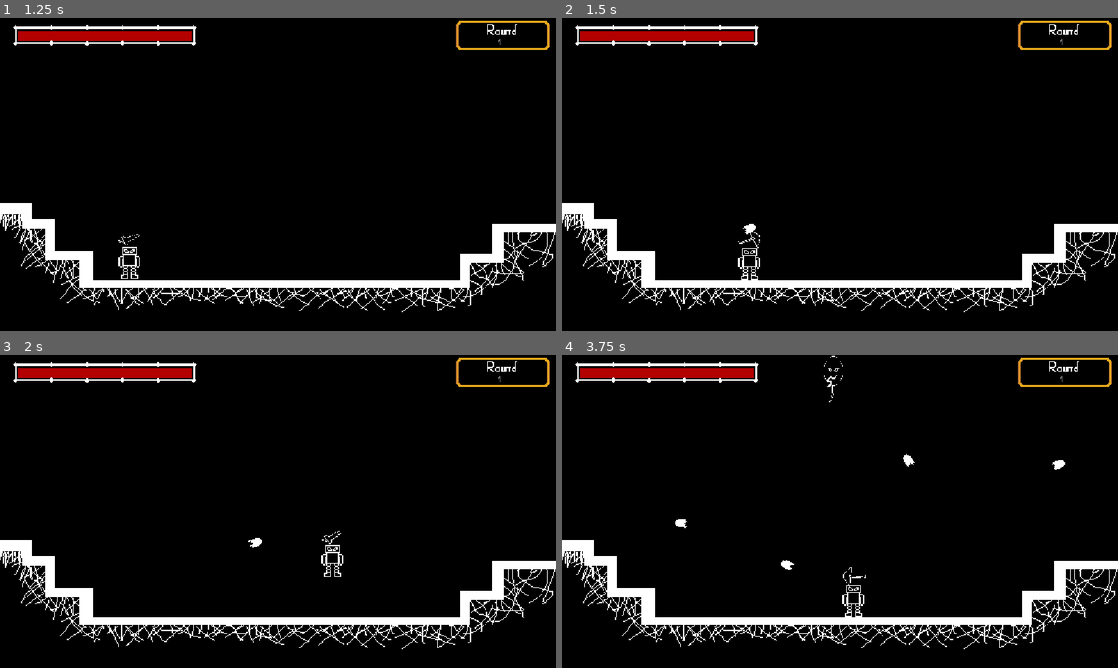
Above: before the commit, frames 1-4 (two rows, left to right).
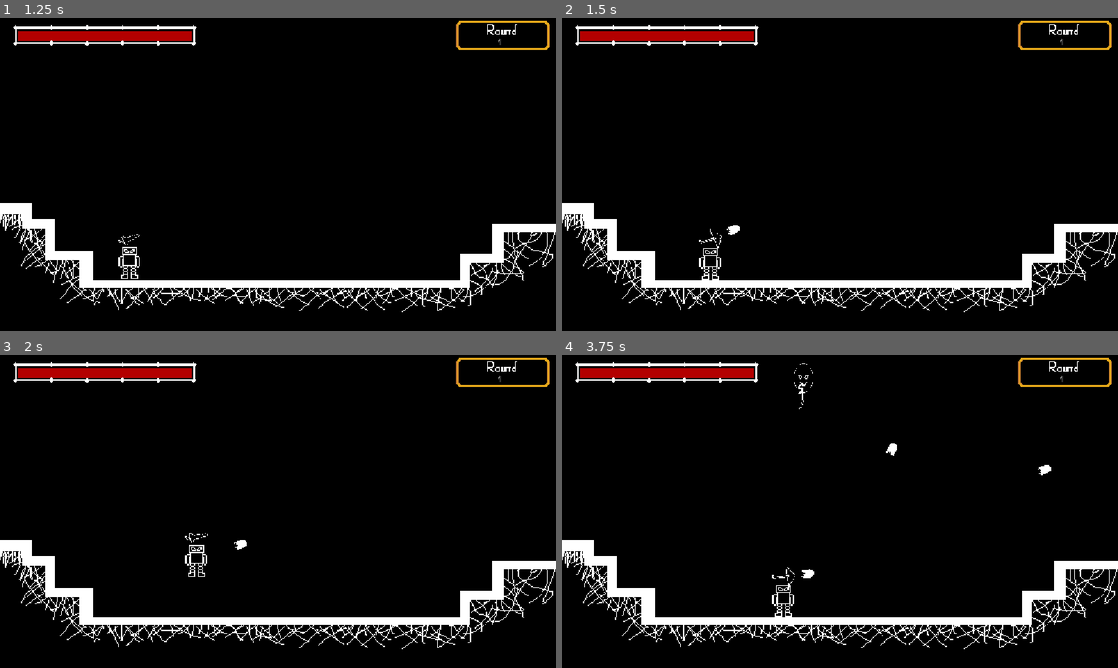
Above: after the commit, the same moments.

Repository: NinbaxDev/Robots_Last_Stand
Game: Godot game, scene res://menu.tscn
Two runs of this game, one before a commit and one after it. Both use one fixed random seed, a clock stepped at 60 frames per second and the inputs below.
Inputs (mouse positions are in pixels of both pictures, inside the frame that each line leads up to):
- Up to frame 1 (1.25 s): click (289, 174) at 0.5 s
- Up to frame 2 (1.5 s): move the mouse to (962, 158) at 1.27 s; hold Right (move_right) from 1.28 s (still down); click (962, 158) at 1.35 s
- Up to frame 3 (2 s): keep holding Right (move_right); tap Space (move_jump) at 1.52 s
- Up to frame 4 (3.75 s): move the mouse to (728, 527) at 2.02 s; click (728, 527) at 2.1 s; tap Space (move_jump) at 2.27 s; move the mouse to (895, 442) at 2.77 s; release Right (move_right) at 2.78 s; hold A (move_left) 2.78-3.53 s; click (895, 442) at 2.85 s; move the mouse to (812, 574) at 3.52 s; hold Right (move_right) from 3.53 s (still down); click (812, 574) at 3.6 s

Frame 1 is identical in both runs. In frame 2, 0.4% of the frame differs, in the area x 24-36%, y 65-84%; in frame 3, 0.4%; in frame 4, 0.8%, in the area x 20-91%, y 0-84%.

Commit message:
Fix the game
Agora tá finalizado o jogo, sem o game juice

Diff:
--- a/codes/Player.gd
+++ b/codes/Player.gd
@@ -7,12 +7,12 @@
 
 func _ready() -> void:
 	$Shield.visible = false
-	PlayerData.life = 500
-	PlayerData.max_life = 500
-	PlayerData.attack = 10
-	PlayerData.attack_speed = 0.1
-	PlayerData.velocity = 600
-	PlayerData.shield = 1000
+	PlayerData.life = 15
+	PlayerData.max_life = 15
+	PlayerData.attack = 1
+	PlayerData.attack_speed = 0.4
+	PlayerData.velocity = 200
+	PlayerData.shield = 0
 	PlayerData.Pause_menu = get_parent().get_node("Pause_menu")
 
 func _physics_process(delta: float) -> void:
Not shown, changed: export_presets.cfg
Not shown, changed: game/index.apple-touch-icon.png.import
Not shown, changed: game/index.icon.png.import
Not shown, changed: game/index.png.import
Not shown, changed: game/game_win/index.exe
Not shown, changed: game/index.audio.position.worklet.js
Not shown, changed: game/index.html
Not shown, changed: game/index.js
Not shown, changed: game/index.pck
Not shown, changed: game/index.wasm
Not shown, removed: game/rcedit-x64.exe
Not shown, added: game1.zip
